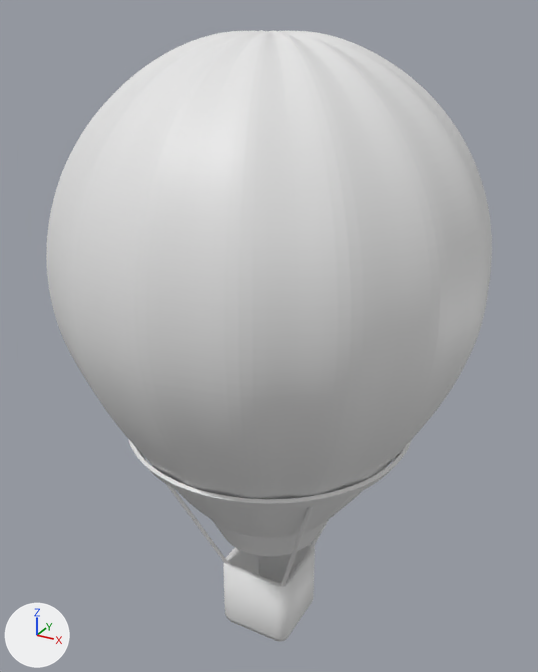
Renders of the Blender file Blender/Props/Props_Mapa_02/Goblo/Archive/Globo.blend from each side of a commit.
One viewpoint serves both versions: a 50 mm lens placed at (17.3, -31.6, 35.5), pointed at (-0.4, 0.6, 19.4). The lights are fixed; the arrows at lower left show +X, +Y and +Z. The older version comes first.
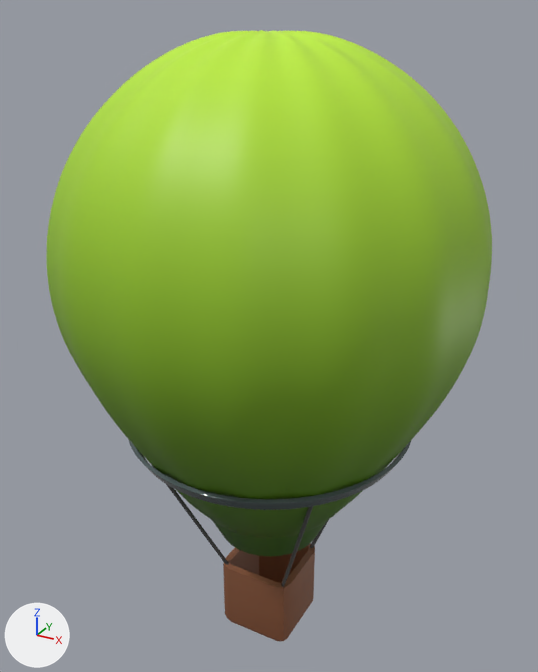
The change, as JSON lines over the scene's bpy script:
```json
{"op": "add", "block": "img_gradient_pallete_png", "code": ["img_gradient_pallete_png = load_image('Gradient Pallete.png', '../../../../Texturas/Gradient Pallete.png', 2048, 2048, 'sRGB')"]}
{"op": "add", "block": "img_gradient_pallete_metallic_png", "code": ["img_gradient_pallete_metallic_png = load_image('Gradient Pallete_metallic.png', '../../../../Texturas/Gradient Pallete_metallic.png', 2048, 2048, 'sRGB')"]}
{"op": "add", "block": "mat_material", "code": ["mat_material = principled_material('Material')", "mat_material.texture = img_gradient_pallete_png"]}
{"op": "add", "block": "mat_metallic", "code": ["mat_metallic = bpy.data.materials.new('Metallic')", "# uses the picture img_gradient_pallete_metallic_png", "# uses the picture img_gradient_pallete_png"]}
{"block": "me_sphere_016", "where": "me_sphere_016.from_pydata(...)  # 320 vertices, 320 faces; spans x -7.8..7.8, y -7.9..7.8, z 14.1..14.9"}
{"op": "add", "block": "me_sphere_016", "code": "me_sphere_016.materials.append(mat_metallic)"}
{"block": "me_sphere_002", "where": "me_sphere_002.from_pydata(...)  # 96 vertices, 48 faces; spans x -5.19..5.19, y -5.25..5.13, z 5.06..14.32"}
{"op": "add", "block": "me_sphere_002", "code": "me_sphere_002.materials.append(mat_metallic)"}
{"block": "me_sphere_015", "where": "me_sphere_015.from_pydata(...)  # 8641 vertices, 8576 faces; spans x -10.8..10.8, y -10.9..10.7, z 7.6..34.5"}
{"block": "me_sphere_015", "where": "# used by ob_sphere_013; location = (0.0, 0.0, 0.0)"}
{"block": "me_sphere_015", "change": "me_sphere_015 part 1: texture (UV) coordinates of 8576 of 8576 faces, centred in x -10.8..10.8, y -10.8..10.7, z 7.8..34.5, changed; they spanned u 0.0..1.0, v 0.0..0.55 and now span u 0.31..0.33, v 0.19..0.33"}
{"op": "add", "block": "me_sphere_015", "code": "me_sphere_015.materials.append(mat_material)  # picture img_gradient_pallete_png"}
{"block": "me_cube_011", "where": "me_cube_011.from_pydata(...)  # 64 vertices, 57 faces; spans x -2.22..2.22, y -2.28..2.16, z 0.84..5.28"}
{"op": "add", "block": "me_cube_011", "code": "me_cube_011.materials.append(mat_material)  # picture img_gradient_pallete_png"}
```

Location of each change, (x1, y1, x2, y2) in pixels of the pictures (538 x 672 px):
```json
{"object": "Sphere.013", "change": "recoloured, surface changed", "before": [46, 30, 492, 556], "after": [46, 30, 492, 556], "on screen": "white to green"}
{"object": "Cube.017", "change": "recoloured", "before": [223, 543, 315, 641], "after": [223, 543, 315, 641], "on screen": "white to brown"}
{"object": "Sphere.015", "change": "recoloured", "before": [128, 439, 411, 510], "after": [128, 439, 411, 510]}
{"object": "Sphere.014", "change": "recoloured", "before": [166, 484, 329, 587], "after": [166, 484, 329, 587]}
```
